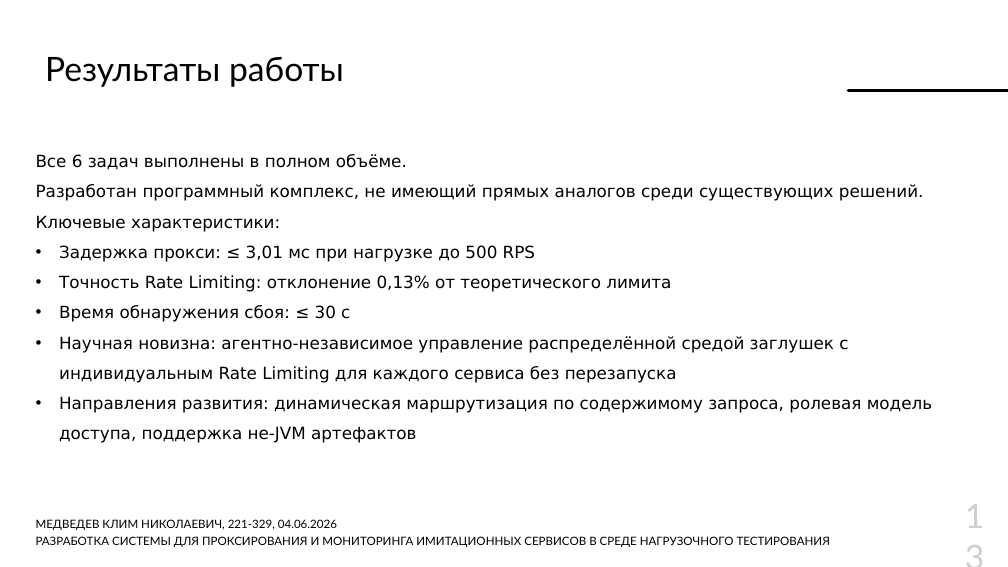
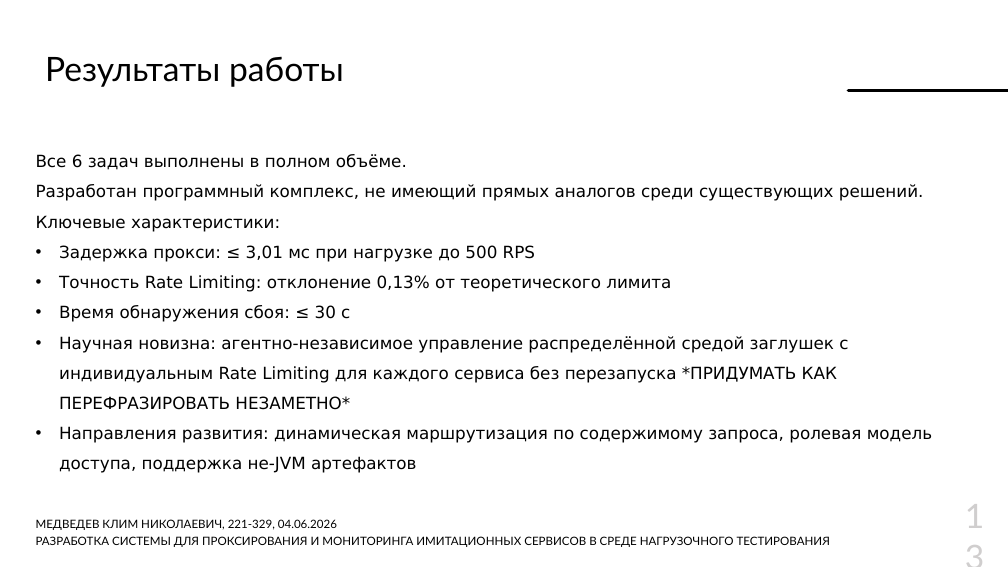
Before and after one commit to Lamardo43/educ-thesis, a slide deck: slide 13 of Thesis/docs/Презентация.pptx. Drawn at 1008x567 pixels with LibreOffice and Linux fonts; fonts in the diff are those of the drawing; background and template pictures are left out. Boxes give left, top, right and bottom in pixels: in the first picture for what was removed or moved away, otherwise in the second. Text is boxed around its words. In the diff, an @@ line names an element or a change of style, - is before the commit and + after.

```diff
--- a/Thesis/docs/Презентация.pptx
+++ b/Thesis/docs/Презентация.pptx
@@ text at [59, 336, 848, 410]: text changed @@
-• Научная новизна: агентно-независимое управление распределённой средой заглушек с индивидуальным Rate Limiting для каждого сервиса без перезапуска
+• Научная новизна: агентно-независимое управление распределённой средой заглушек с индивидуальным Rate Limiting для каждого сервиса без перезапуска *ПРИДУМАТЬ КАК ПЕРЕФРАЗИРОВАТЬ НЕЗАМЕТНО*
```
Also in this commit, not shown: 10 other slides changed, 12 other files.
